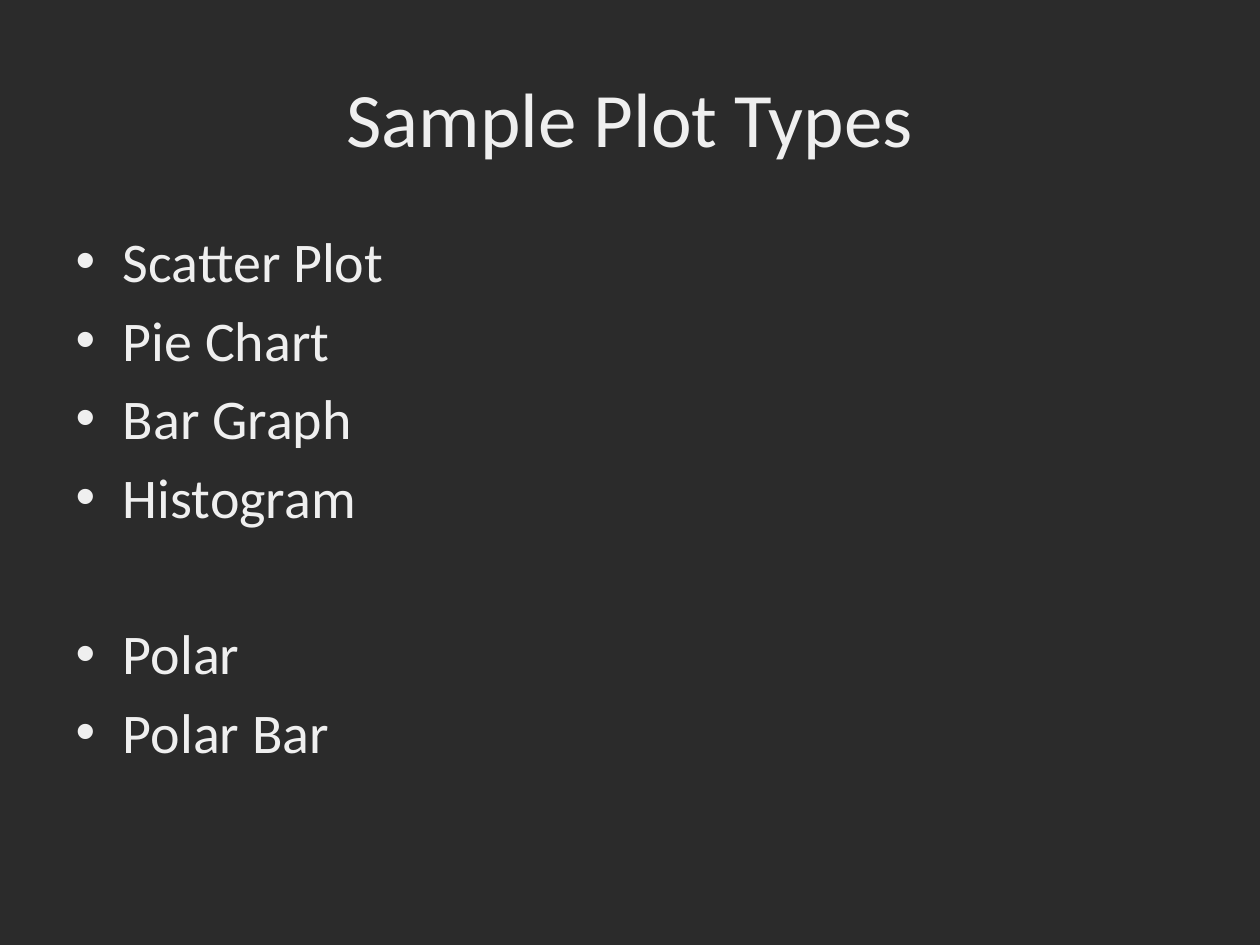
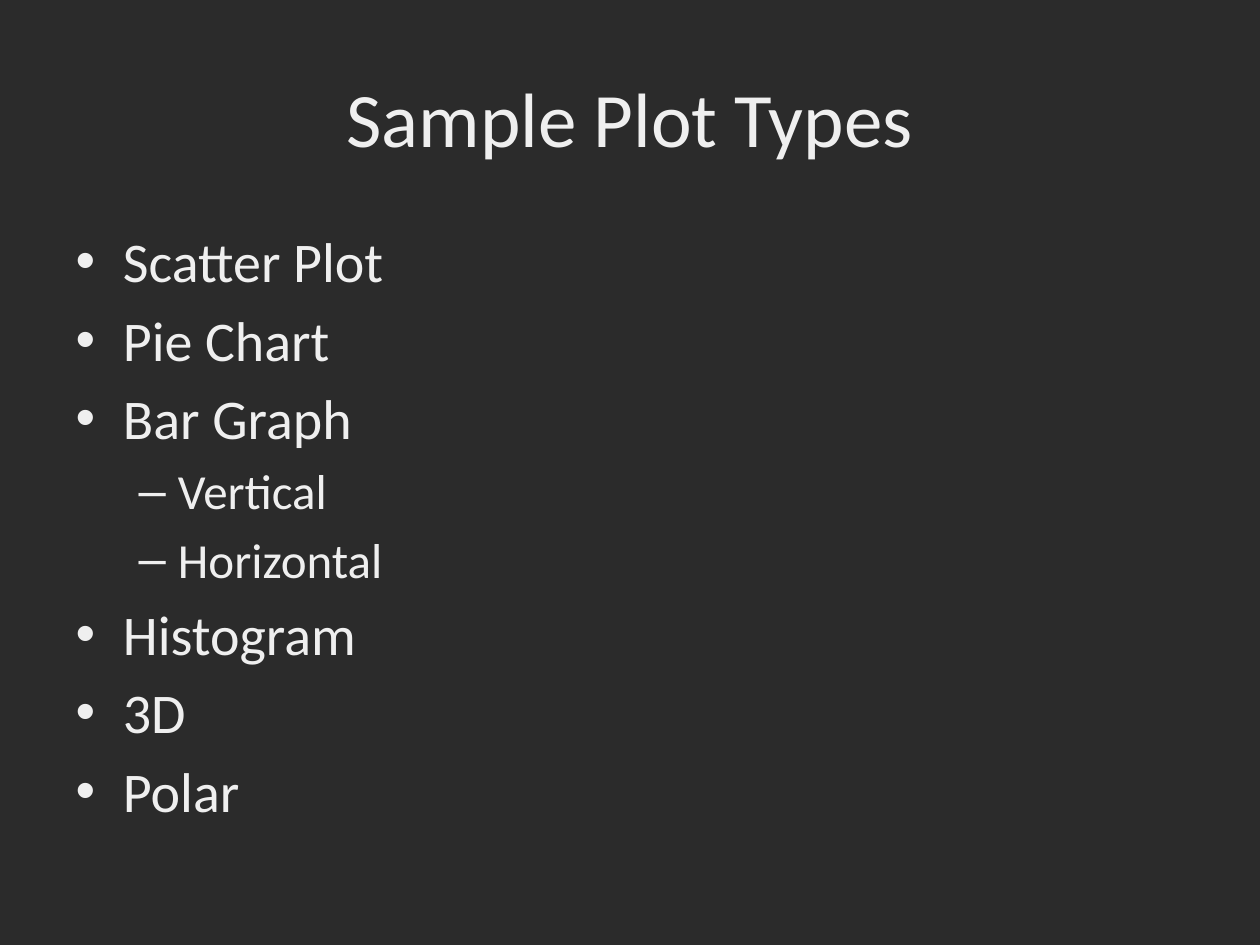
Before and after one commit to dbowmans46/PracticalProgramming, a slide deck: slide 4 of Session 7 - Python/Instructional Material/Session 7 - Python Plotting with MatPlotLib.pptx. Drawn at 1260x945 pixels with LibreOffice and Linux fonts; fonts in the diff are those of the drawing; background and template pictures are left out; a plain dark background stands for a picture behind light text. Boxes give left, top, right and bottom in pixels: in the first picture for what was removed or moved away, otherwise in the second. Text is boxed around its words. In the diff, an @@ line names an element or a change of style, - is before the commit and + after.

```diff
--- a/Session 7 - Python/Instructional Material/Session 7 - Python Plotting with MatPlotLib.pptx
+++ b/Session 7 - Python/Instructional Material/Session 7 - Python Plotting with MatPlotLib.pptx
@@ text at (178,475,382,579): paragraphs added @@
+  – Vertical
+  – Horizontal
@@ text at (123,696,186,734): paragraph added @@
+• 3D
@@ text at (123,714,329,754): paragraph removed @@
-• Polar Bar
```
Also in this commit, not shown: 1 other slide changed, 2 slides added, 3 slides removed.
